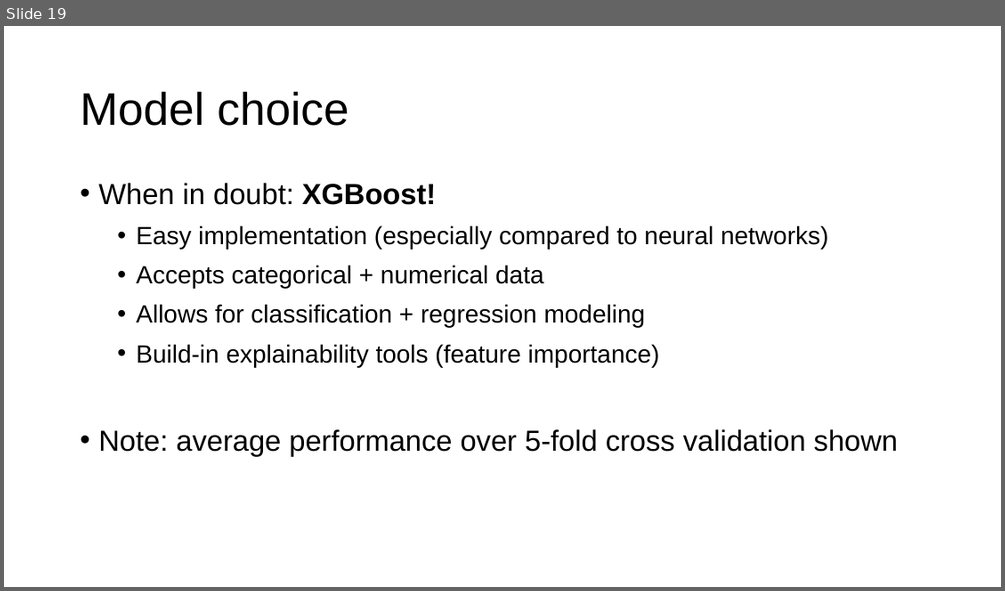
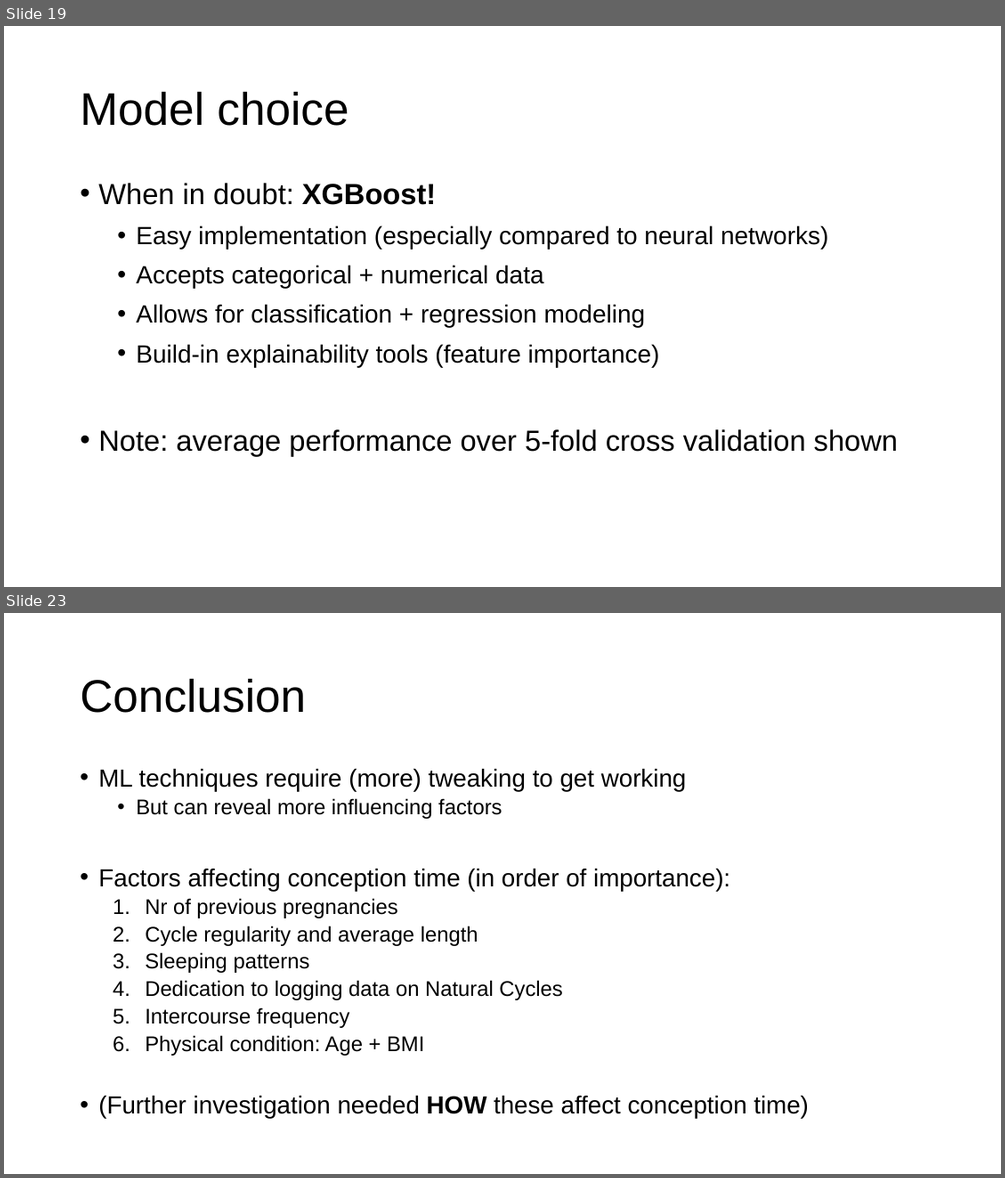
Before and after one commit to JeroenBuil/natural-cycles-assignment, a slide deck: reports/Natural Cycles - Assignment Report - Jeroen Buil.pptx. Shown one above the other, each under a label of ours: slide 19 before the commit, slides 19 and 23 after it; the slides between them are not shown. The pictures are 1005x591 and 1005x1178 pixels, drawn with LibreOffice and Linux fonts; fonts in the diff are those of the drawing. Boxes give left, top, right and bottom in pixels: in the first picture for what was removed or moved away, otherwise in the second. Text is boxed around its words. In the diff, an @@ line names an element or a change of style, - is before the commit and + after.

```diff
--- a/reports/Natural Cycles - Assignment Report - Jeroen Buil.pptx
+++ b/reports/Natural Cycles - Assignment Report - Jeroen Buil.pptx
@@ slide 23 added at (4,613,1001,1174), background #FFFFFF @@
@@ title added at (80,678,306,713), 44 pt, text #000000 @@
+Conclusion
@@ text added at (98,769,809,1118), 20.4 pt, text #000000 @@
+• ML techniques require (more) tweaking to get working
+  • But can reveal more influencing factors
+• Factors affecting conception time (in order of importance):
+  1. Nr of previous pregnancies
+  2. Cycle regularity and average length
+  3. Sleeping patterns
+  4. Dedication to logging data on Natural Cycles
+  5. Intercourse frequency
+  6. Physical condition: Age + BMI
+• (Further investigation needed HOW these affect conception time)
```
Also in this commit, not shown: 7 slides changed, 3 other slides added, 1 slide removed, 19 other files.
